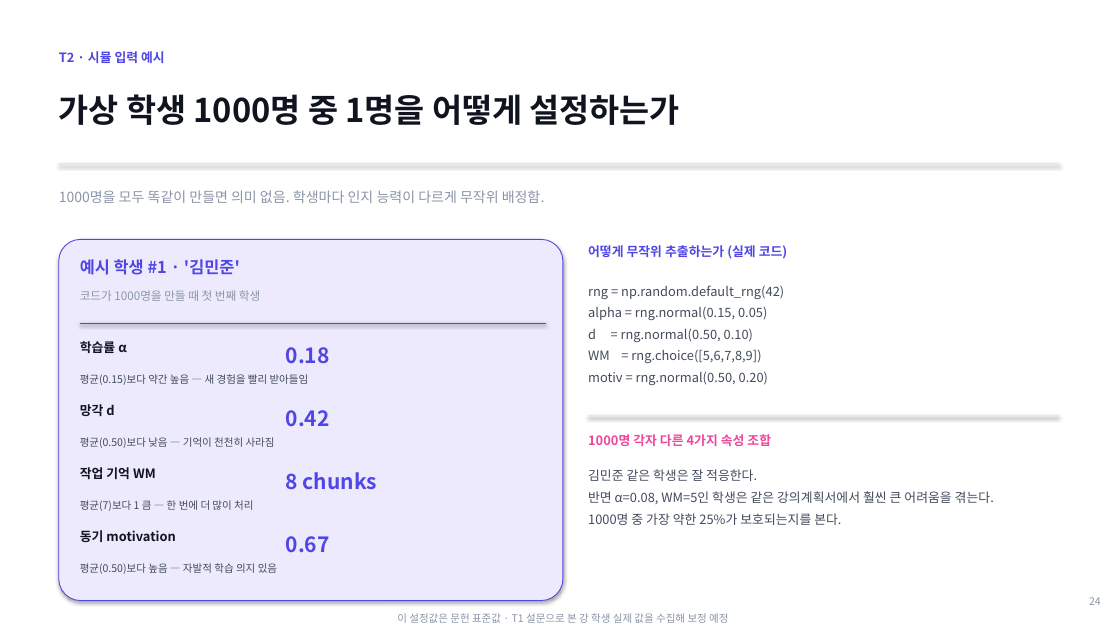
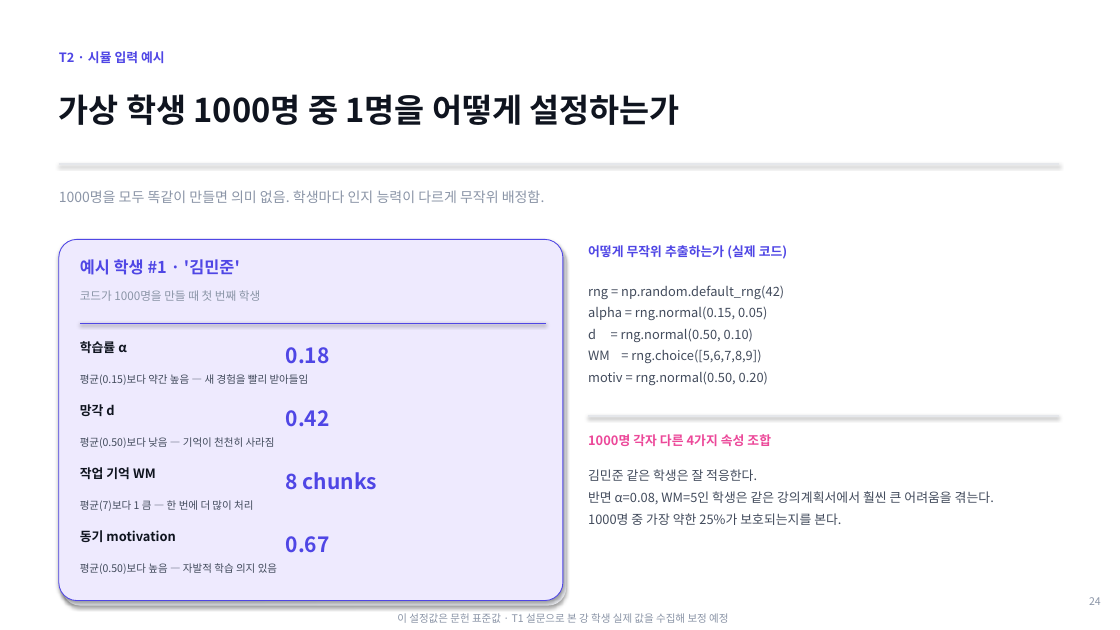
Before and after one commit to lshpy/imen315-syllabus-meta, a slide deck: slide 24 of team_project/kickoff_2026-05-11.pptx. Drawn at 1120x630 pixels with LibreOffice and Linux fonts; fonts in the diff are those of the drawing. Boxes give left, top, right and bottom in pixels: in the first picture for what was removed or moved away, otherwise in the second. Text is boxed around its words. In the diff, an @@ line names an element or a change of style, - is before the commit and + after.

```diff
--- a/team_project/kickoff_2026-05-11.pptx
+++ b/team_project/kickoff_2026-05-11.pptx
@@ rounded rectangle at (59, 239, 563, 601): proportions changed @@
@@ rounded rectangle added at (62, 245, 566, 606), fill #E9EBF0 @@
```
Also in this commit, not shown: 18 other slides changed, 1 other file.
